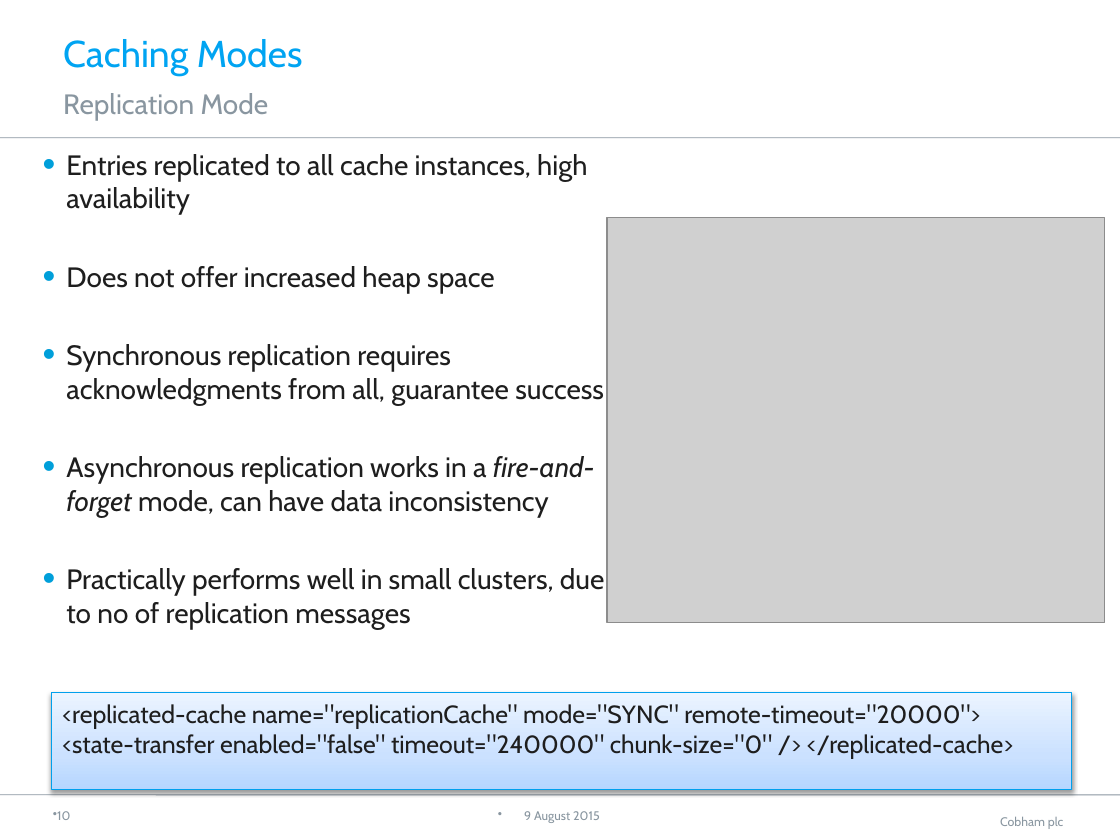
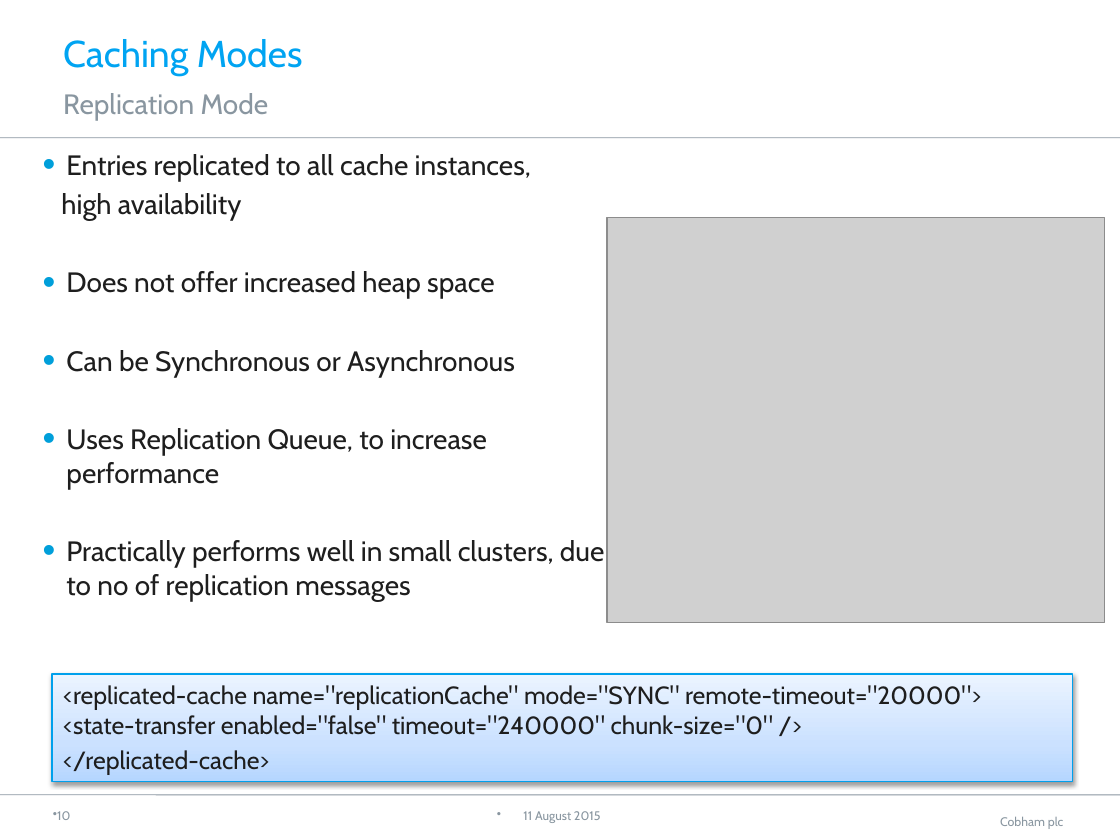
Before and after one commit to neha-bansal/Demos, a slide deck: slide 11 of infinispan-embedded-tutorial/Infinispan.pptx. Drawn at 1120x840 pixels with LibreOffice and Linux fonts; fonts in the diff are those of the drawing; grey boxes stand for pictures; background and template pictures are left out. Boxes give left, top, right and bottom in pixels: in the first picture for what was removed or moved away, otherwise in the second. Text is boxed around its words. In the diff, an @@ line names an element or a change of style, - is before the commit and + after.

Commit message:
ppt modified

```diff
--- a/infinispan-embedded-tutorial/Infinispan.pptx
+++ b/infinispan-embedded-tutorial/Infinispan.pptx
@@ text at <box>61,154,531,220</box>: text changed @@
-• Entries replicated to all cache instances, high availability
+• Entries replicated to all cache instances,
+high availability
@@ text at <box>66,350,515,489</box>: text changed @@
-• Synchronous replication requires acknowledgments from all, guarantee success
-• Asynchronous replication works in a fire-and-forget mode, can have data inconsistency
+• Can be Synchronous or Asynchronous
+• Uses Replication Queue, to increase performance
@@ rectangle "<replicated-cache name="replicationCache" mode="SYNC" remote ...": place and size @@
-rectangle "<replicated-cache name="replicationCache" mode="SYNC" remote ..." at <box>52,693,1072,791</box>
+rectangle "<replicated-cache name="replicationCache" mode="SYNC" remote ..." at <box>52,674,1072,782</box>
@@ text in rectangle at <box>63,685,981,774</box>: text changed @@
-<replicated-cache name="replicationCache" mode="SYNC" remote-timeout="20000"> <state-transfer enabled="false" timeout="240000" chunk-size="0" /> </replicated-cache>
+<replicated-cache name="replicationCache" mode="SYNC" remote-timeout="20000"> <state-transfer enabled="false" timeout="240000" chunk-size="0" />
+</replicated-cache>
@@ text at <box>523,811,601,823</box>: text changed @@
-9 August 2015
+11 August 2015
```
Also in this commit, not shown: 15 other slides changed, 1 other file.
